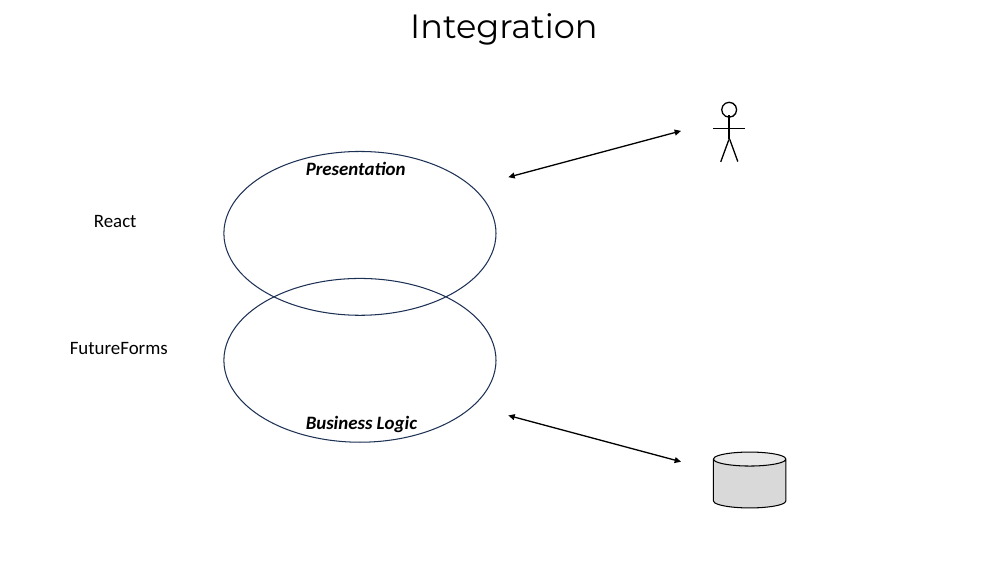
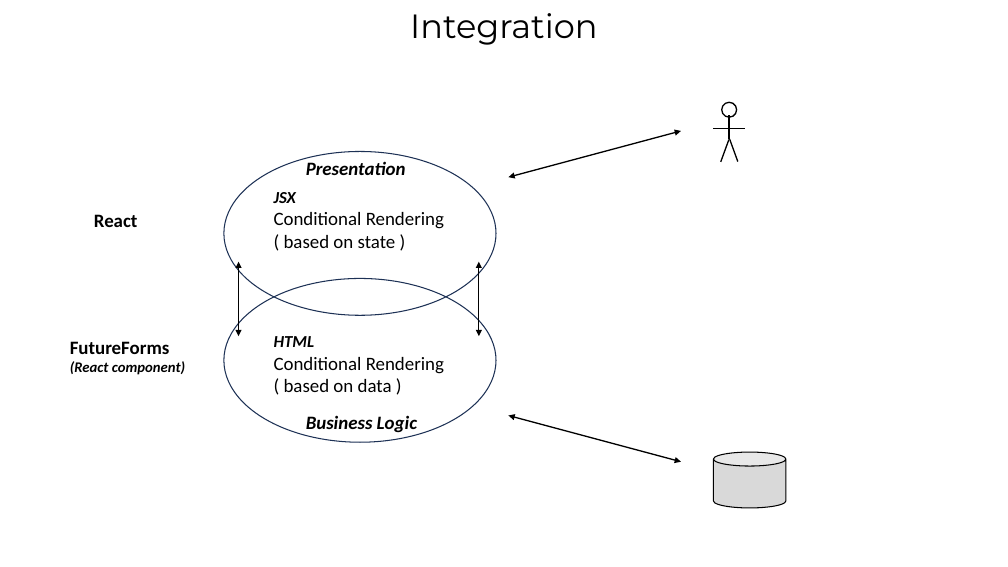
Before and after one commit to ahoeffner/forms42test, a slide deck: slide 6 of Trottinhg.pptx. Drawn at 1008x567 pixels with LibreOffice and Linux fonts; fonts in the diff are those of the drawing. Boxes give left, top, right and bottom in pixels: in the first picture for what was removed or moved away, otherwise in the second. Text is boxed around its words. In the diff, an @@ line names an element or a change of style, - is before the commit and + after.

```diff
--- a/Trottinhg.pptx
+++ b/Trottinhg.pptx
@@ text "React" at (x1=94, y1=214, x2=138, y2=227): bold on @@
@@ text added at (x1=274, y1=192, x2=444, y2=248), 18 pt, text #000000 @@
+JSX
+Conditional Rendering
+( based on state )
@@ double arrow added from (239, 337) to (239, 262), #000000 1.25 pt @@
@@ double arrow added from (479, 337) to (479, 262), #000000 1.25 pt @@
@@ text at (x1=70, y1=341, x2=170, y2=354): bold on in "FutureForms" @@
@@ text added at (x1=274, y1=336, x2=444, y2=392), 18 pt, text #000000 @@
+HTML
+Conditional Rendering
+( based on data )
@@ text at (x1=70, y1=361, x2=185, y2=375): paragraph added @@
+(React component)
```
